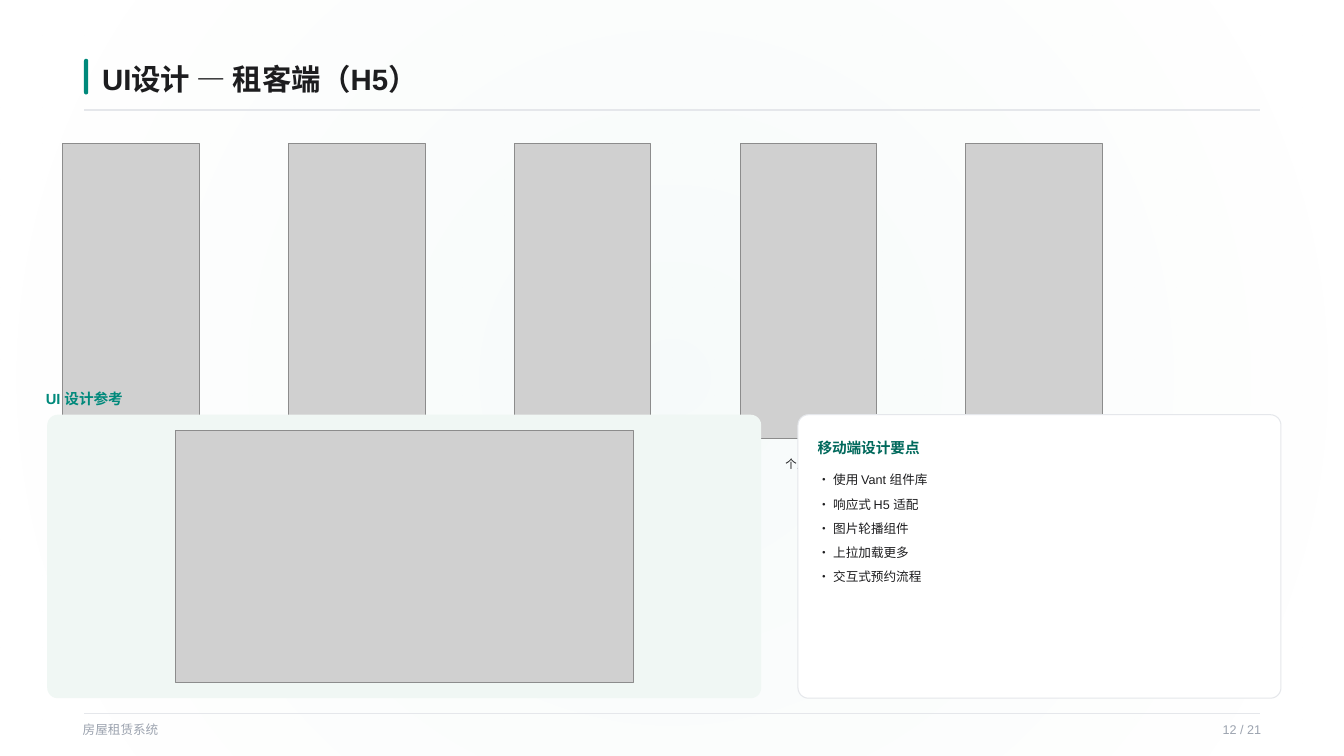
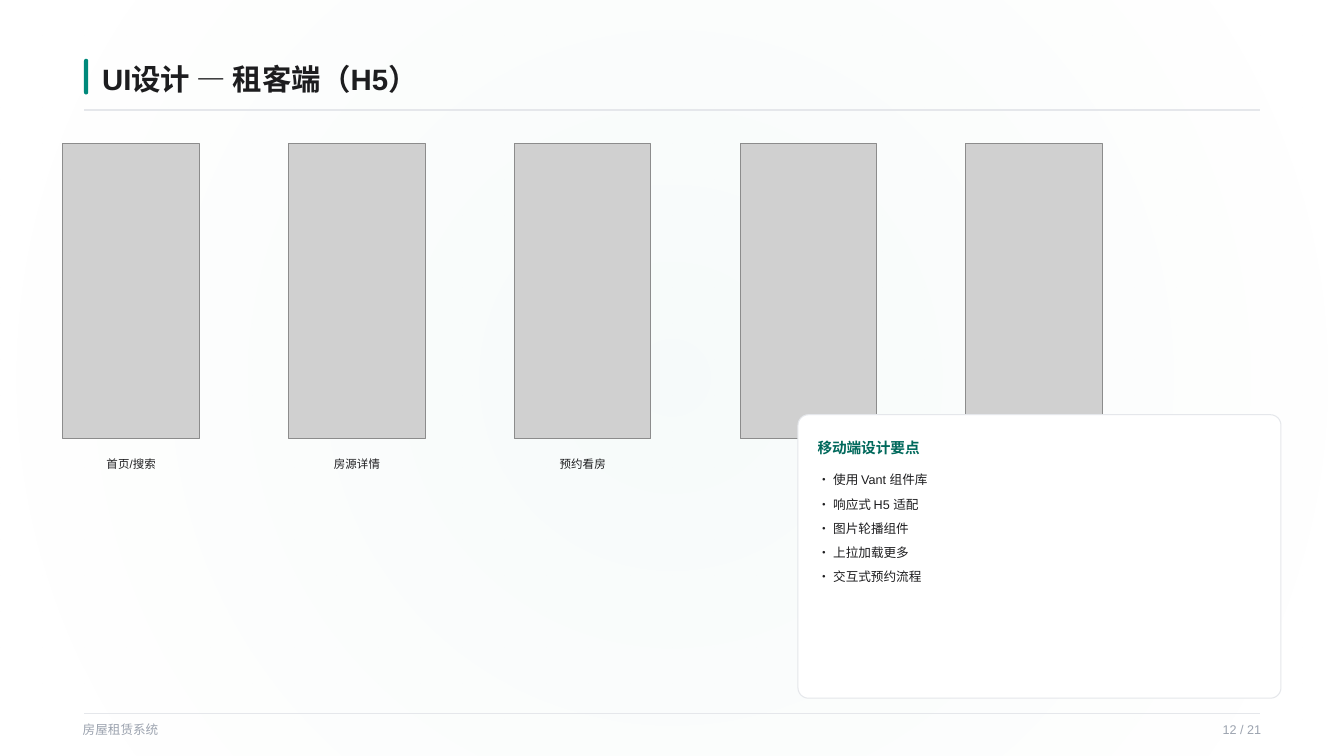
Before and after one commit to uio-123/lease, a slide deck: slide 12 of 房屋租赁系统答辩_20260610_164215.pptx. Drawn at 1344x756 pixels with LibreOffice and Linux fonts; fonts in the diff are those of the drawing; grey boxes stand for pictures. Boxes give left, top, right and bottom in pixels: in the first picture for what was removed or moved away, otherwise in the second. Text is boxed around its words. In the diff, an @@ line names an element or a change of style, - is before the commit and + after.

```diff
--- a/房屋租赁系统答辩_20260610_164215.pptx
+++ b/房屋租赁系统答辩_20260610_164215.pptx
@@ group removed at box(46, 391, 831, 698): 2 texts, 1 rounded rectangle, 1 picture @@
-个人中心
-UI 设计参考
@@ text added at box(106, 458, 155, 469), 8.2 pt, text #1D1D1F @@
+首页/搜索
@@ text added at box(334, 458, 380, 469), 8.2 pt, text #1D1D1F @@
+房源详情
@@ text added at box(560, 458, 606, 469), 8.2 pt, text #1D1D1F @@
+预约看房
```
Also in this commit, not shown: 1 other slide changed.
